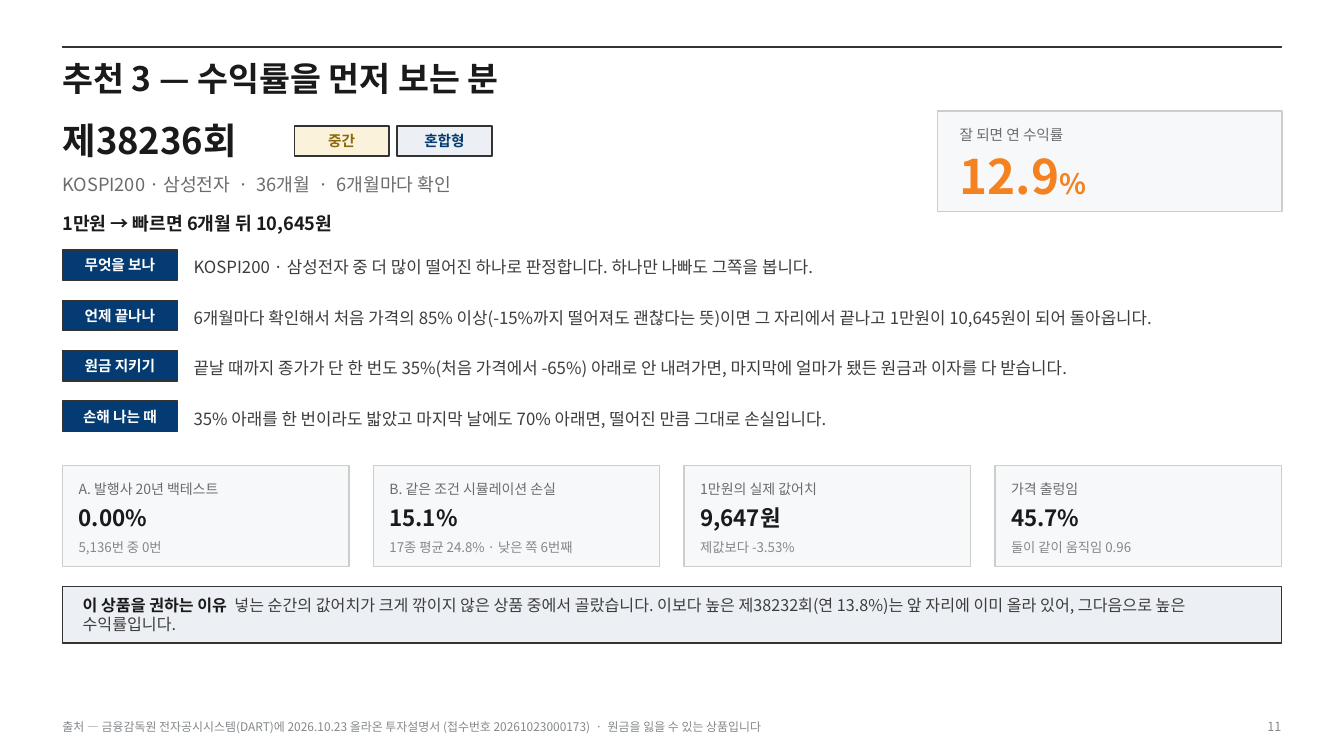
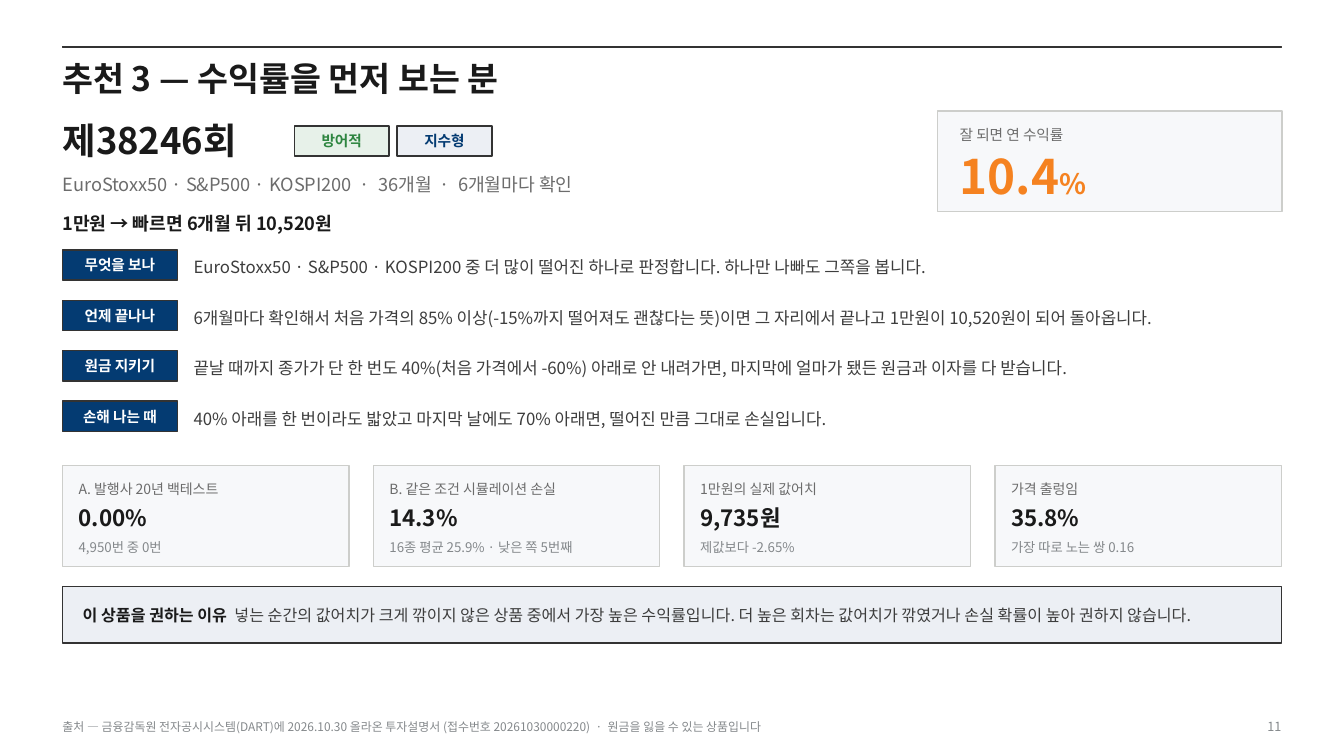
Before and after one commit to hanaroline/work_1, a slide deck: slide 11 of els-analysis-deck.pptx. Drawn at 1344x756 pixels with LibreOffice and Linux fonts; fonts in the diff are those of the drawing. Boxes give left, top, right and bottom in pixels: in the first picture for what was removed or moved away, otherwise in the second. Text is boxed around its words. In the diff, an @@ line names an element or a change of style, - is before the commit and + after.

```diff
--- a/els-analysis-deck.pptx
+++ b/els-analysis-deck.pptx
@@ text at box(63, 123, 238, 158): text changed @@
-제38236회
+제38246회
@@ rectangle at box(294, 126, 389, 156): fill #FBF2DC to #E7F1E9 @@
@@ text at box(322, 133, 362, 148): text changed; text colour #8A6A0B to #2E8540 @@
-중간
+방어적
@@ text at box(424, 133, 464, 148): text changed @@
-혼합형
+지수형
@@ text at box(62, 176, 572, 193): text changed @@
-KOSPI200 · 삼성전자 · 36개월 · 6개월마다 확인
+EuroStoxx50 · S&P500 · KOSPI200 · 36개월 · 6개월마다 확인
@@ text at box(960, 158, 1060, 195): text changed @@
-12.9%
+10.4%
@@ text at box(62, 214, 332, 234): text changed @@
-1만원 → 빠르면 6개월 뒤 10,645원
+1만원 → 빠르면 6개월 뒤 10,520원
@@ text at box(194, 259, 926, 275): text changed @@
-KOSPI200 · 삼성전자 중 더 많이 떨어진 하나로 판정합니다. 하나만 나빠도 그쪽을 봅니다.
+EuroStoxx50 · S&P500 · KOSPI200 중 더 많이 떨어진 하나로 판정합니다. 하나만 나빠도 그쪽을 봅니다.
@@ text at box(194, 310, 1152, 327): text changed @@
-6개월마다 확인해서 처음 가격의 85% 이상(-15%까지 떨어져도 괜찮다는 뜻)이면 그 자리에서 끝나고 1만원이 10,645원이 되어 돌아옵니다.
+6개월마다 확인해서 처음 가격의 85% 이상(-15%까지 떨어져도 괜찮다는 뜻)이면 그 자리에서 끝나고 1만원이 10,520원이 되어 돌아옵니다.
@@ text at box(194, 360, 1067, 377): text changed @@
-끝날 때까지 종가가 단 한 번도 35%(처음 가격에서 -65%) 아래로 안 내려가면, 마지막에 얼마가 됐든 원금과 이자를 다 받습니다.
+끝날 때까지 종가가 단 한 번도 40%(처음 가격에서 -60%) 아래로 안 내려가면, 마지막에 얼마가 됐든 원금과 이자를 다 받습니다.
@@ text at box(194, 411, 826, 428): text changed @@
-35% 아래를 한 번이라도 밟았고 마지막 날에도 70% 아래면, 떨어진 만큼 그대로 손실입니다.
+40% 아래를 한 번이라도 밟았고 마지막 날에도 70% 아래면, 떨어진 만큼 그대로 손실입니다.
@@ text at box(389, 509, 457, 527): text changed @@
-15.1%
+14.3%
@@ text at box(700, 507, 781, 531): text changed @@
-9,647원
+9,735원
@@ text at box(1011, 509, 1079, 527): text changed @@
-45.7%
+35.8%
@@ text at box(79, 541, 162, 554): text changed @@
-5,136번 중 0번
+4,950번 중 0번
@@ text at box(389, 541, 573, 553): text changed @@
-17종 평균 24.8% · 낮은 쪽 6번째
+16종 평균 25.9% · 낮은 쪽 5번째
@@ text at box(700, 541, 795, 553): text changed @@
-제값보다 -3.53%
+제값보다 -2.65%
@@ text at box(1011, 541, 1134, 553): text changed @@
-둘이 같이 움직임 0.96
+가장 따로 노는 쌍 0.16
@@ text at box(83, 607, 1191, 623): text changed @@
-이 상품을 권하는 이유 넣는 순간의 값어치가 크게 깎이지 않은 상품 중에서 골랐습니다. 이보다 높은 제38232회(연 13.8%)는 앞 자리에 이미 올라 있어, 그다음으로 높은 수익률입니다.
+이 상품을 권하는 이유 넣는 순간의 값어치가 크게 깎이지 않은 상품 중에서 가장 높은 수익률입니다. 더 높은 회차는 값어치가 깎였거나 손실 확률이 높아 권하지 않습니다.
@@ text at box(62, 721, 761, 733): text changed @@
-출처 — 금융감독원 전자공시시스템(DART)에 2026.10.23 올라온 투자설명서 (접수번호 20261023000173) · 원금을 잃을 수 있는 상품입니다
+출처 — 금융감독원 전자공시시스템(DART)에 2026.10.30 올라온 투자설명서 (접수번호 20261030000220) · 원금을 잃을 수 있는 상품입니다
```
Also in this commit, not shown: 15 other slides changed, 22 other files.
